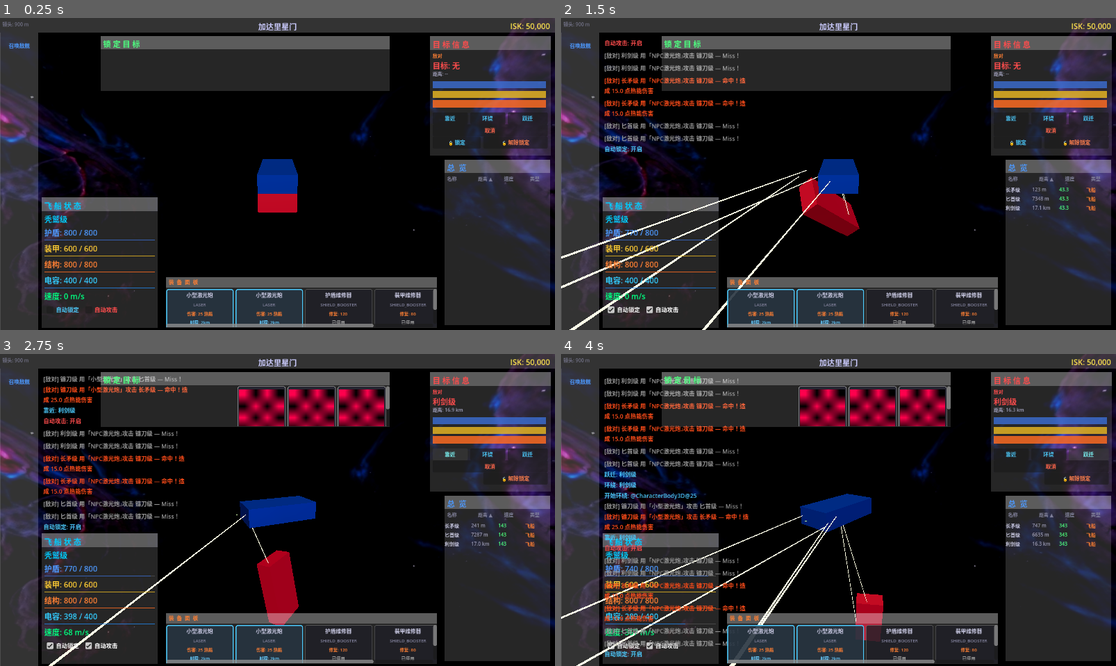
Above: before the commit, frames 1-4 (two rows, left to right).
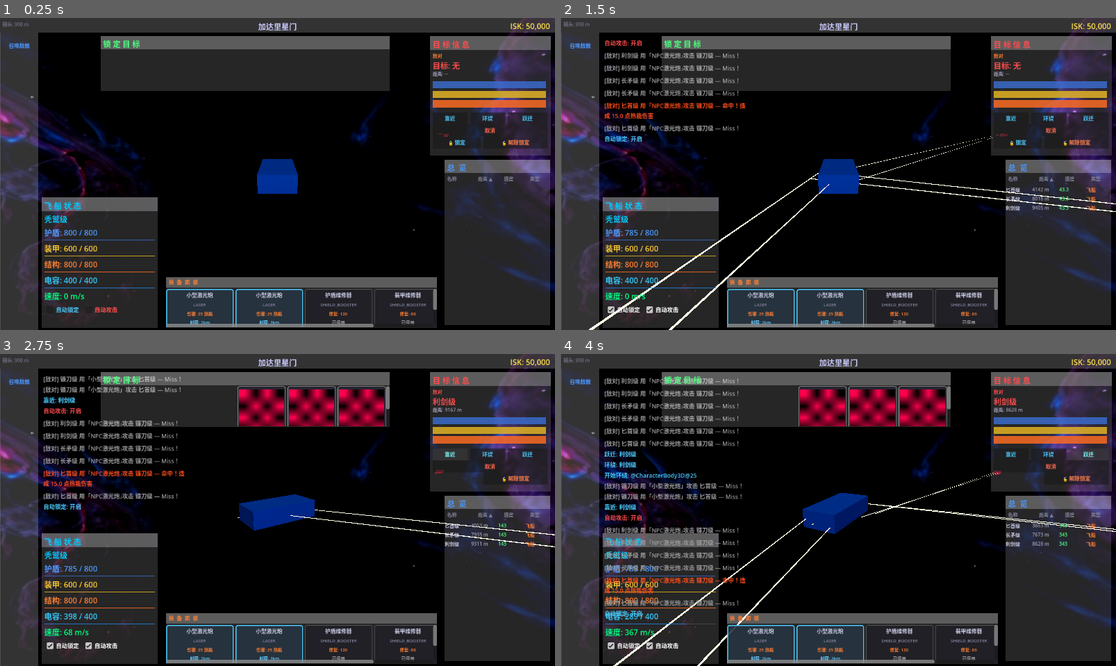
Above: after the commit, the same moments.

Repository: ZhanXuzhao/space-war
Game: Godot game, scene res://scenes/main.tscn
The game is run twice, just before and just after one commit, with the same random seed, the same clock (stepped at 60 frames per second) and the same inputs. Before the commit the project starts from res://main.tscn. The engine's default icon, where the game draws it, is replaced by a stand-in: a white triangle on a blue panel in a dark square.
Inputs:
- Up to frame 1 (0.25 s): no input
- Up to frame 2 (1.5 s): click "自动锁定" at 0.5 s; click "自动攻击" at 1.25 s
- Up to frame 3 (2.75 s): click "靠近" at 2 s
- Up to frame 4 (4 s): click "环绕" at 2.75 s; click "跃迁" at 3.5 s

The runs differ from the first frame. In frame 1, 0.4% of the frame differs, in the area x 46-81%, y 36-63%; in frame 2, 4.8%; in frame 3, 6.0%; in frame 4, 9.3%, in the area x 0-100%, y 15-100%.

Commit message:
自动攻击设置持久化

Diff:
--- a/project.godot
+++ b/project.godot
@@ -11,7 +11,7 @@
 [application]
 
 config/name="SpaceWar"
-run/main_scene="res://main.tscn"
+run/main_scene="res://scenes/main.tscn"
 config/features=PackedStringArray("4.6", "Forward Plus")
 config/icon="res://icon.svg"
 
--- a/scripts/ui/HUD.gd
+++ b/scripts/ui/HUD.gd
@@ -134,6 +134,11 @@
 		auto_lock_check = get_node_or_null("ShipStatusPanel/VBoxContainer/AutoCheckHBox/AutoLockCheck") as CheckBox
 	if not auto_attack_check:
 		auto_attack_check = get_node_or_null("ShipStatusPanel/VBoxContainer/AutoCheckHBox/AutoAttackCheck") as CheckBox
+	# 连接勾选框信号（必须在 _load_panel_layout 之前，确保加载时能触发回调）
+	if auto_lock_check:
+		auto_lock_check.toggled.connect(_on_auto_lock_toggled)
+	if auto_attack_check:
+		auto_attack_check.toggled.connect(_on_auto_attack_toggled)
 	# 手动查找召唤按钮和消息日志
 	if not spawn_button:
 		spawn_button = get_node_or_null("MenuPanel/SpawnButton") as Button
@@ -210,12 +215,6 @@
 	var _global = get_node("/root/Global")
 	if _global and _global.has_signal("combat_log"):
 		_global.combat_log.connect(_on_combat_log)
-
-	# 连接自动锁定/攻击勾选框
-	if auto_lock_check:
-		auto_lock_check.toggled.connect(_on_auto_lock_toggled)
-	if auto_attack_check:
-		auto_attack_check.toggled.connect(_on_auto_attack_toggled)
 
 	# 连接召唤按钮
 	if spawn_button:
@@ -1098,6 +1097,7 @@
 		add_message("自动锁定: 开启", Color(0.3, 0.8, 1))
 	else:
 		add_message("自动锁定: 关闭", Color(0.7, 0.7, 0.7))
+	_save_panel_layout()
 
 func _on_auto_attack_toggled(button_pressed: bool) -> void:
 	_auto_attack_enabled = button_pressed
@@ -1107,6 +1107,7 @@
 		# 关闭时清除所有武器的目标分配
 		_clear_all_weapon_assignments()
 		add_message("自动攻击: 关闭", Color(0.7, 0.7, 0.7))
+	_save_panel_layout()
 
 ## 自动锁定：扫描附近敌对飞船并锁定
 func _process_auto_lock() -> void:
@@ -1155,20 +1156,14 @@
 	if hostile_targets.is_empty():
 		return
 
-	# 收集所有空闲武器（未分配目标的）
-	var idle_weapons: Array[Weapon] = []
+	# 所有武器优先攻击第一个锁定目标
+	var primary_target = hostile_targets[0]
+	if not primary_target or not primary_target.is_alive:
+		return
+
 	for w in player_ship.weapon_nodes:
-		if w is Weapon and not w.assigned_target:
-			idle_weapons.append(w)
-
-	if idle_weapons.is_empty():
-		return
-
-	# 为每个空闲武器分配一个目标（轮流分配）
-	for i in range(idle_weapons.size()):
-		var target = hostile_targets[i % hostile_targets.size()]
-		if target and target.is_alive:
-			idle_weapons[i].assign_target(target)
+		if w is Weapon and w.assigned_target != primary_target:
+			w.assign_target(primary_target)
 
 ## 清除所有武器的目标分配
 func _clear_all_weapon_assignments() -> void:
@@ -1247,10 +1242,9 @@
 		cfg.set_value("EquipmentPanel", "offset_top", weapon.offset_top)
 		cfg.set_value("EquipmentPanel", "offset_right", weapon.offset_right)
 		cfg.set_value("EquipmentPanel", "offset_bottom", weapon.offset_bottom)
-	# 保存自动锁定/攻击勾选状态
-	cfg.set_value("AutoSettings", "auto_lock", auto_lock_check.pressed if auto_lock_check else false)
-	cfg.set_value("AutoSettings", "auto_attack", auto_attack_check.pressed if auto_attack_check else false)
 	cfg.save(PANEL_SAVE_PATH)
+	# 保存自动锁定/攻击勾选状态（用独立文件避免 ConfigFile.get_value 类型推断 bug）
+	_save_auto_settings()
 
 func _load_panel_layout() -> void:
 	var cfg = ConfigFile.new()
@@ -1291,14 +1285,35 @@
 			weapon.offset_top = cfg.get_value("EquipmentPanel", "offset_top")
 			weapon.offset_right = cfg.get_value("EquipmentPanel", "offset_right")
 			weapon.offset_bottom = cfg.get_value("EquipmentPanel", "offset_bottom")
-	# 加载自动锁定/攻击勾选状态
-	if cfg.has_section("AutoSettings"):
-		if auto_lock_check and cfg.has_section_key("AutoSettings", "auto_lock"):
-			auto_lock_check.button_pressed = cfg.get_value("AutoSettings", "auto_lock")
-			_on_auto_lock_toggled(auto_lock_check.button_pressed)
-		if auto_attack_check and cfg.has_section_key("AutoSettings", "auto_attack"):
-			auto_attack_check.button_pressed = cfg.get_value("AutoSettings", "auto_attack")
-			_on_auto_attack_toggled(auto_attack_check.button_pressed)
+	# 加载自动锁定/攻击勾选状态（用独立文件避免 ConfigFile 类型推断 bug）
+	_load_auto_settings()
+
+## ====== 自动设置持久化（用文件读写绕过 ConfigFile 类型推断 bug） ======
+
+const AUTO_SETTINGS_PATH: String = "user://auto_settings.cfg"
+
+func _save_auto_settings() -> void:
+	var f = FileAccess.open(AUTO_SETTINGS_PATH, FileAccess.WRITE)
+	if f:
+		f.store_line("auto_lock=%d" % (1 if auto_lock_check and auto_lock_check.pressed else 0))
+		f.store_line("auto_attack=%d" % (1 if auto_attack_check and auto_attack_check.pressed else 0))
+
+func _load_auto_settings() -> void:
+	if not FileAccess.file_exists(AUTO_SETTINGS_PATH):
+		return
+	var f = FileAccess.open(AUTO_SETTINGS_PATH, FileAccess.READ)
+	if not f:
+		return
+	while not f.eof_reached():
+		var line = f.get_line().strip_edges()
+		if line.begins_with("auto_lock="):
+			_auto_lock_enabled = (line.trim_prefix("auto_lock=").to_int() == 1)
+			if auto_lock_check:
+				auto_lock_check.set_pressed_no_signal(_auto_lock_enabled)
+		elif line.begins_with("auto_attack="):
+			_auto_attack_enabled = (line.trim_prefix("auto_attack=").to_int() == 1)
+			if auto_attack_check:
+				auto_attack_check.set_pressed_no_signal(_auto_attack_enabled)
 
 ## ====== 消息与信息 ======
 
--- a/scripts/world/EnemySpawner.gd
+++ b/scripts/world/EnemySpawner.gd
@@ -77,8 +77,11 @@
 	# 设置阵营（名字由 Ship.gd 自动生成）
 	enemy.faction = Ship.Faction.NPC_HOSTILE
 
-	# 先添加到场景树，再设位置（反之会因不在场景树中无法计算全局变换）
+	# 先将敌人置于 spawn_pos 再添加到场景树
+	# 用 transform.origin 设置局部坐标绕过 global_position 的树依赖检查
+	enemy.transform.origin = spawn_pos
 	get_tree().current_scene.add_child(enemy)
+	# 再强制同步一次全局位置（确保 _ready 中使用 global_position 正确）
 	enemy.global_position = spawn_pos
 
 	current_enemies.append(enemy)
Renamed: main.tscn -> scenes/main.tscn
